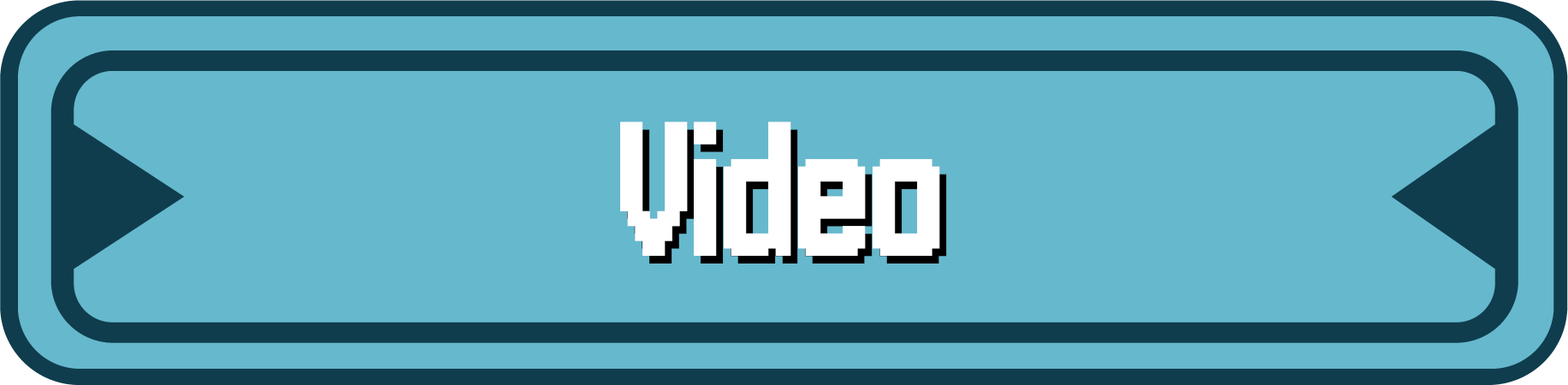
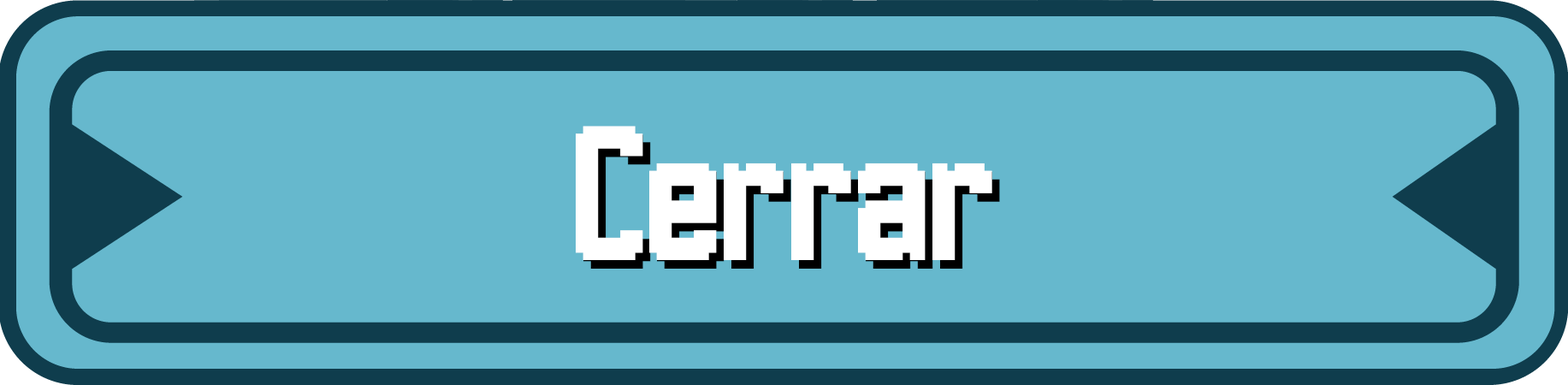
Layer changes from the first (1568, 385) image to the second:
renamed "Video" to "Cerrar", painted on it over <box>575,121,993,261</box>
painted on "Controles Sombra" over <box>583,129,1000,269</box>
renamed "Capa 1" to "Capa 6", painted on it over <box>0,0,1568,385</box>
